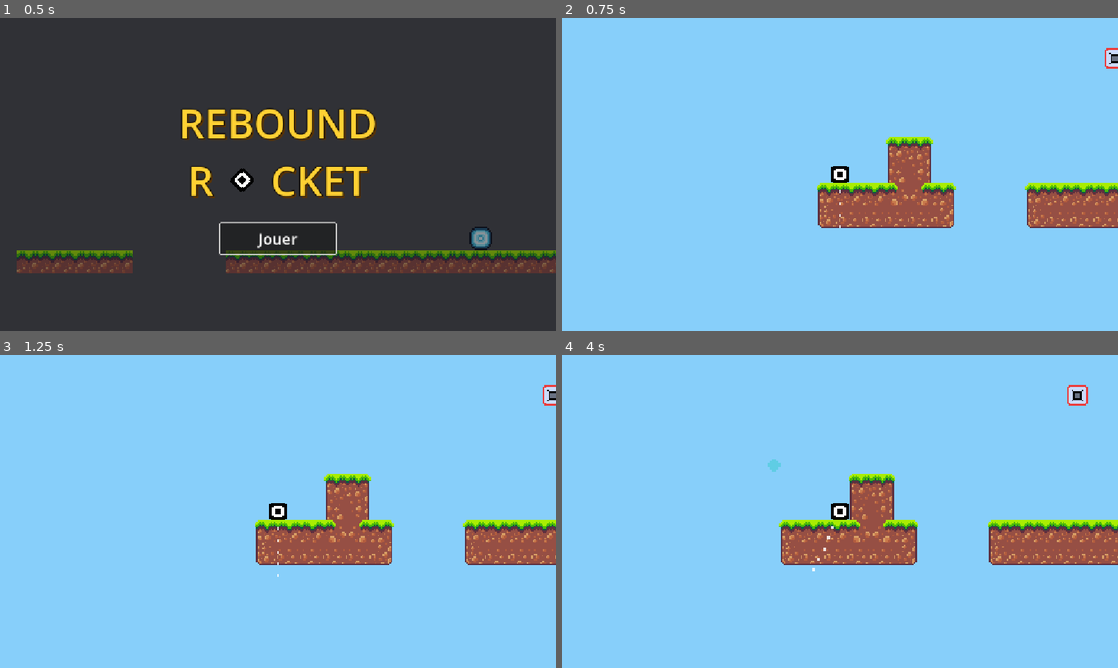
Above: before the commit, frames 1-4 (two rows, left to right).
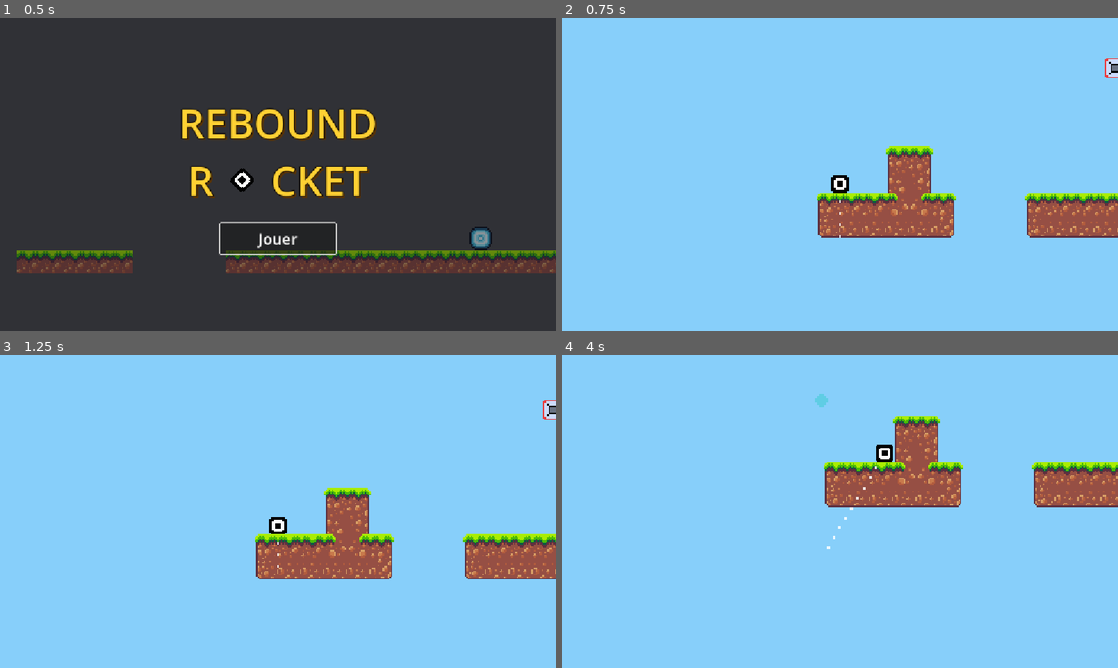
Above: after the commit, the same moments.

Repository: nalkn/rebound-rocket
Game: Godot game, scene res://nodes/menu.tscn
The game is run twice, just before and just after one commit, with the same random seed, the same clock (stepped at 60 frames per second) and the same inputs. Sound files missing from this copy of the repository are replaced by a short silence.
Inputs (mouse positions are in pixels of both pictures, inside the frame that each line leads up to):
- Up to frame 1 (0.5 s): no input
- Up to frame 2 (0.75 s): click "Jouer" at 0.5 s
- Up to frame 3 (1.25 s): no input
- Up to frame 4 (4 s): tap Enter (ui_accept) at 1.25, 1.52, 2.27, 3.77 s; move the mouse to (962, 495) at 1.27 s; press the mouse at (962, 495) at 1.28 s; hold Right (ui_right) 1.28-2.78 s; move the mouse to (728, 527) at 2.02 s; release the mouse at (728, 527) at 2.03 s; click (728, 527) at 2.1 s; move the mouse to (895, 442) at 2.77 s; press the mouse at (895, 442) at 2.78 s; hold Left (ui_left) 2.78-3.53 s; move the mouse to (812, 574) at 3.52 s; release the mouse at (812, 574) at 3.53 s; hold Right (ui_right) from 3.53 s (still down); click (812, 574) at 3.6 s

Frame 1 is identical in both runs. In frame 2, 6.0% of the frame differs, in the area x 45-100%, y 9-71%; in frame 3, 7.0%; in frame 4, 14%, in the area x 37-100%, y 9-70%.

Commit message:
feat(camera): better camera

Diff:
--- a/my_player.gd
+++ b/my_player.gd
@@ -3,6 +3,8 @@
 const SPEED = 150.0
 const JUMP_VELOCITY = -275.0
 const SFX_SHOOT := preload("res://assets/audio/shoot.wav")
+
+@onready var camera: Camera2D = $Camera2D
 
 
 func _physics_process(delta: float) -> void:
@@ -19,6 +21,8 @@
 		velocity.x = move_toward(velocity.x, 0, SPEED)
 
 	move_and_slide()
+	if camera:
+		camera.offset = camera.offset.lerp(velocity * 0.08, 6.0 * delta)
 	if global_position.y > 220.0:
 		respawn()
 		return
--- a/nodes/main.tscn
+++ b/nodes/main.tscn
@@ -26,3 +26,11 @@
 
 [node name="Camera2D" type="Camera2D" parent="MyPlayer" unique_id=986956675]
 zoom = Vector2(3, 3)
+position_smoothing_enabled = true
+position_smoothing_speed = 6.0
+drag_horizontal_enabled = true
+drag_vertical_enabled = true
+drag_left_margin = 0.08
+drag_top_margin = 0.1
+drag_right_margin = 0.08
+drag_bottom_margin = 0.1
